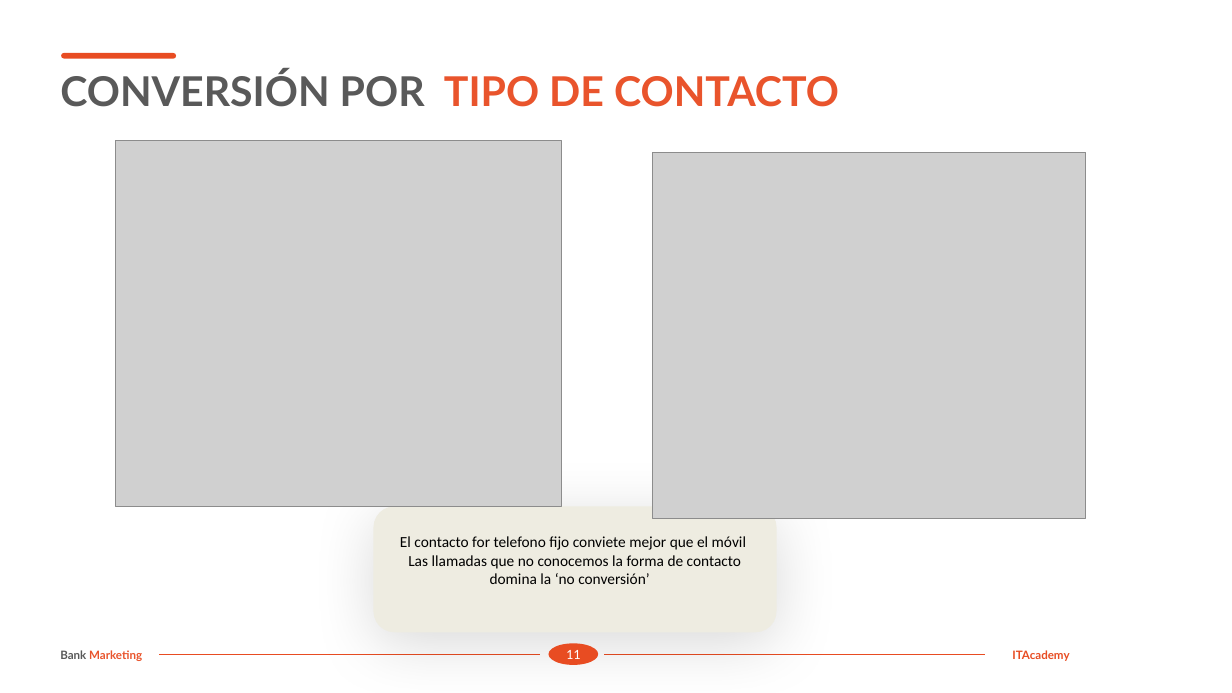
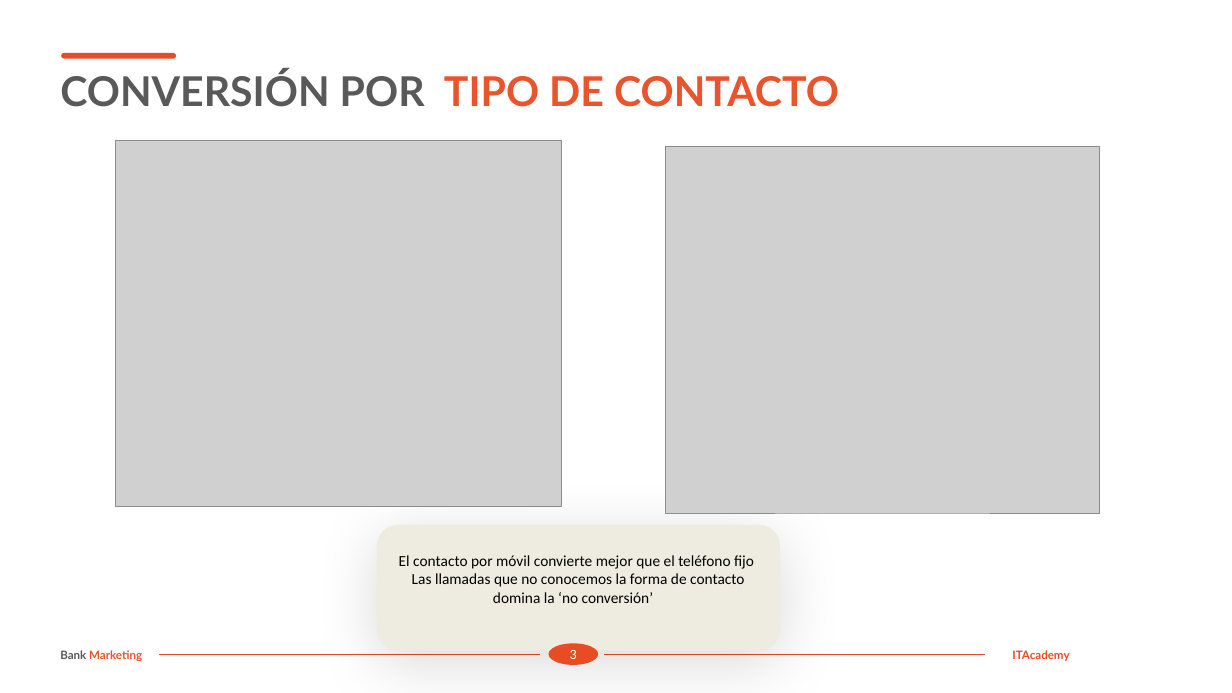
Before and after one commit to MarinaTorba/PersonalDataProrjects, a slide deck: slide 4 of Equip_A/results/Marketing y Comunicación/Desafio2_Marketing.pptx. Drawn at 1232x693 pixels with LibreOffice and Linux fonts; fonts in the diff are those of the drawing; grey boxes stand for pictures. Boxes give left, top, right and bottom in pixels: in the first picture for what was removed or moved away, otherwise in the second. Text is boxed around its words. In the diff, an @@ line names an element or a change of style, - is before the commit and + after.

```diff
--- a/Equip_A/results/Marketing y Comunicación/Desafio2_Marketing.pptx
+++ b/Equip_A/results/Marketing y Comunicación/Desafio2_Marketing.pptx
@@ picture: place and size @@
-picture at (653,152,1086,519)
+picture at (666,147,1100,514)
@@ rounded rectangle "El contacto por móvil convierte ...": place and size @@
-rounded rectangle "El contacto por móvil convierte ..." at (373,506,776,632)
+rounded rectangle "El contacto por móvil convierte ..." at (377,525,780,651)
@@ text in rounded rectangle at (399,555,754,569): text changed @@
-El contacto for telefono fijo conviete mejor que el móvil
+El contacto por móvil convierte mejor que el teléfono fijo
@@ text in ellipse at (570,650,577,659): text changed @@
-11
+3
```
Also in this commit, not shown: 5 other slides changed, 1 other file.
